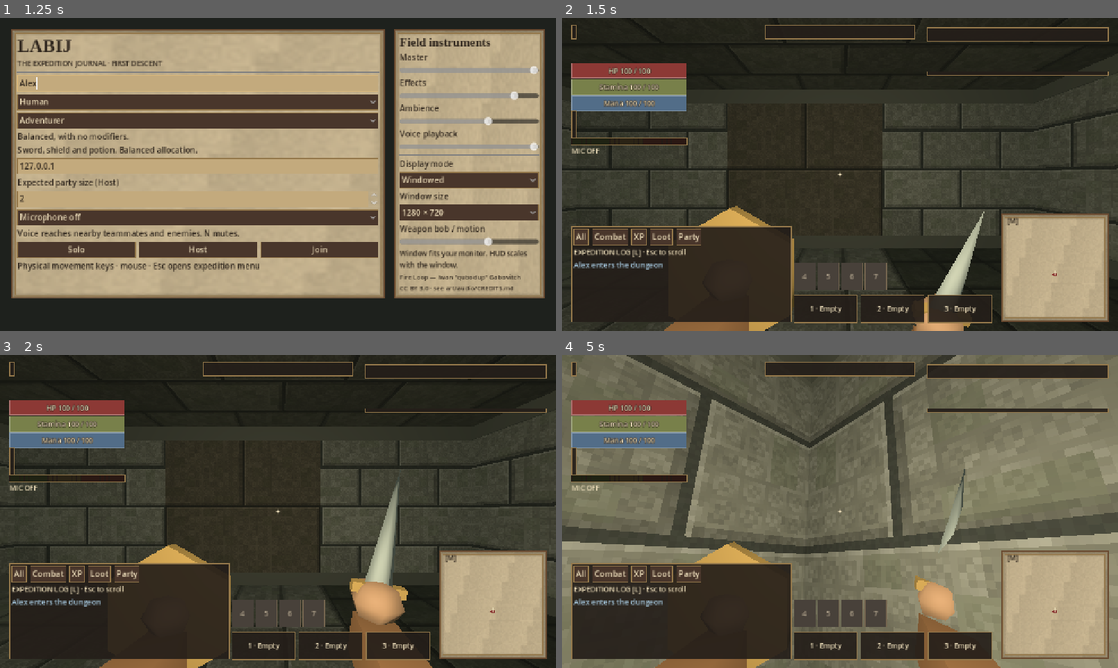
Above: before the commit, frames 1-4 (two rows, left to right).
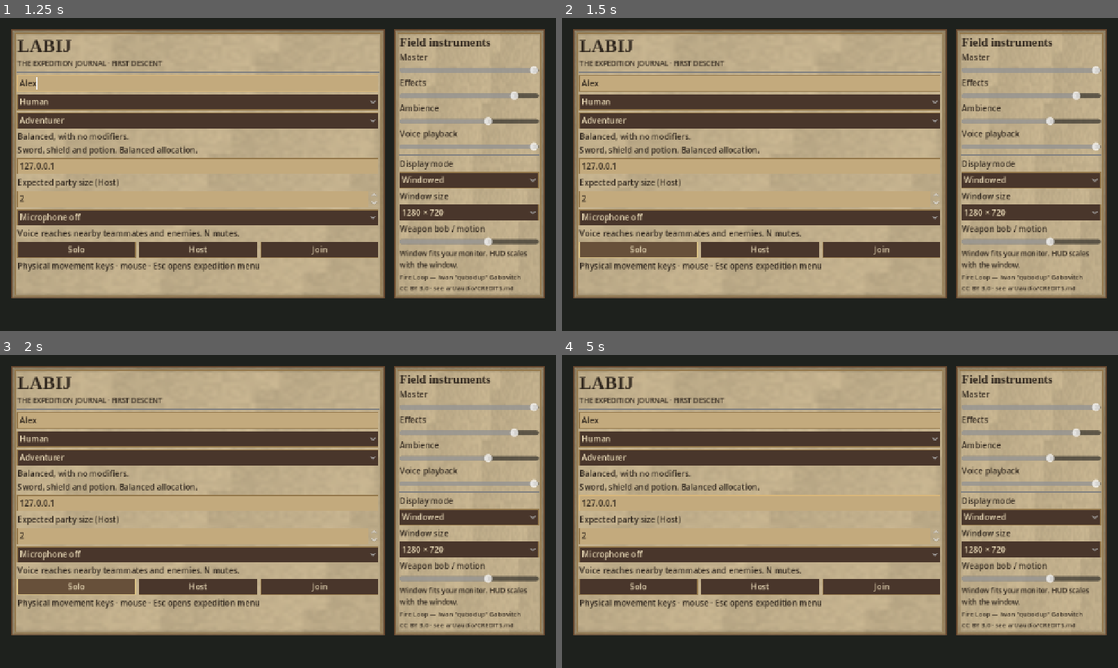
Above: after the commit, the same moments.

Repository: tdonnenfeld/LABIJ
Game: Godot game, scene res://game/main.tscn
Same seed, same stepped clock (60 frames per second), same inputs: the game is played once before the commit and once after it. Sound files missing from this copy of the repository are replaced by a short silence.
Inputs (mouse positions are in pixels of both pictures, inside the frame that each line leads up to):
- Up to frame 1 (1.25 s): click (200, 83) at 0.52 s; type "Alex" at 0.6 s
- Up to frame 2 (1.5 s): click "Solo" at 1.25 s
- Up to frame 3 (2 s): no input
- Up to frame 4 (5 s): click (612, 574) at 2 s, where only the run before the commit has a clickable "Combat"; click (689, 574) at 2.75 s, where only the run before the commit has a clickable "Party"; click (639, 586) at 3.5 s, where only the run after the commit has a clickable "Solo"; tap Enter at 4.25 s; move the mouse to (867, 511) at 4.27 s; hold W from 4.28 s (still down); hold Shift from 4.28 s (still down); click (867, 511) at 4.42 s

Frame 1 is identical in both runs. In frame 2, 75% of the frame differs, in the area x 0-100%, y 2-100%; in frame 3, 75%; in frame 4, 86%, in the area x 0-100%, y 0-100%.
Error before the commit: Invalid access to property or key 'mist_floors' on a base object of type 'Node3D (world.gd)'. (res://game/main.gd:1027)
Error after the commit: Parse Error: Identifier "damage" not declared in the current scope. (res://game/world.gd:963)

Commit message:
Add simultaneous pressure plates, solo timed fallback, arena wards, relic caches and replicated mist events

Diff:
--- a/game/world.gd
+++ b/game/world.gd
@@ -44,6 +44,14 @@
 var visual := false
 var fixtures: Dictionary = {}
 var floor_keys: Dictionary = {}
+var mist_floors: Dictionary = {}
+var event_clock := 0.0
+var plate_charge: Dictionary = {}
+var arena_wards: Dictionary = {}
+var extinguished: Dictionary = {}
+var traces: Array = []
+var trace_serial := 0
+var trace_nodes: Dictionary = {}
 
 func build(seed_value: int, render_geometry: bool, size: int = 1) -> void:
 	party_size = size
@@ -113,6 +121,17 @@
 				add_fixture(11000 + i * 10 + n, i, level.position + Vector3(room.x * Dungeon.CELL - 1.0, 0, room.y * Dungeon.CELL - 1.0), "seal")
 			var chamber: Vector2i = level.rooms[4]
 			add_fixture(11004 + i * 10, i, level.position + Vector3(chamber.x * Dungeon.CELL - 1.0, 0, chamber.y * Dungeon.CELL - 1.0), "sealed_chest")
+		if level.rooms.size() >= 5:
+			var puzzle: Vector2i = level.rooms[2]
+			for n in range(2):
+				add_fixture(12000 + i * 10 + n, i, level.position + Vector3(puzzle.x * Dungeon.CELL + (n * 2 - 1) * 1.0, 0, puzzle.y * Dungeon.CELL), "plate")
+			var reward_room: Vector2i = level.rooms[3]
+			add_fixture(12002 + i * 10, i, level.position + Vector3(reward_room.x * Dungeon.CELL, 0, reward_room.y * Dungeon.CELL - 1.0), "plate_cache")
+		if i >= Routes.MAIN_COUNT:
+			var center: Vector2i = level.end_cell
+			for n in range(2):
+				add_fixture(13000 + i * 10 + n, i, level.position + Vector3(center.x * Dungeon.CELL + (n * 2 - 1) * 3.0, 0, center.y * Dungeon.CELL + 3.0), "ward")
+			arena_wards[i] = 2
 		if i == Routes.SANCTUARY:
 			objective.jewel_position = stair_position(i, true)
 		var cells: Array[Vector2i] = []
@@ -361,6 +380,7 @@
 	if objective.result != "":
 		return
 	hazards.step(actors, delta)
+	step_dungeon_events(actors, delta)
 	for mob in monsters.values():
 		set_monster_collision(mob)
 	var occupied := {}
@@ -804,6 +824,8 @@
 	var stats := Bestiary.stats(mob.kind)
 	var domain: int = actor.skills.weapon_domain(actor.inventory.weapon)
 	var damage: float = actor.attack_damage()
+	if mob.boss and arena_wards.get(mob.floor, 0) > 0:
+		damage *= 0.75
 	if mob.stun > 0.0 and mob.slow > 0.0 and domain in [2, 3]:
 		damage *= 1.3
 	if ambush:
@@ -894,6 +916,8 @@
 		item_id = Routes.REWARDS[mob.kind]
 	elif loot_rng.randf() < minf(0.35, 0.12 + Routes.depth(mob.floor) * 0.035):
 		item_id = Catalog.enchant(item_id, loot_rng)
+		if item_id.contains(":"):
+			item_id += ":unknown"
 	if not mob.boss and mob.kind == "archer":
 		loot.spawn("arrows", mob.floor, at, 12)
 	else:
@@ -935,6 +959,8 @@
 		var visited: Array = [mob]
 		var source: Node3D = mob.node
 		var damage: float = shot.damage
+	if mob.boss and arena_wards.get(mob.floor, 0) > 0:
+		damage *= 0.75
 		for hop in range(2):
 			var nearest: Dictionary = {}
 			var best := 4.0
@@ -1124,7 +1150,7 @@
 		return "E: Close door" if door.opened else "E: Open door"
 	for fixture in fixtures.values():
 		if not fixture.used and fixture.floor == actor.floor_id and horizontal_distance(actor.position, fixture.at) <= 1.7:
-			return {"crate":"Attack: Break crate", "chest":"E: Open c …(86 unchanged characters)… "sealed_chest":"E: Open sealed cache", "inscription":"E: Read inscription"}.get(fixture.kind, "E: Interact")
+			return {"crate":"Attack: Break crate", "chest":"E: Open c …(86 unchanged characters)… "sealed_chest":"E: Open sealed cache", "plate":"Stand on plate", "plate_cache":"E: Open plate cache", "ward":"E: Disable arena ward", "inscription":"E: Read inscription"}.get(fixture.kind, "E: Interact")
 	if actor.skills.bonus("disarm") > 0:
 		for trap in hazards.traps.values():
 			if trap.floor == actor.floor_id and trap.phase < 2 and horizontal_distance(actor.position, trap.node.position) <= 1.8:
@@ -1347,6 +1373,13 @@
 			result.append(["door_detail", id, cell, door.locked, door.trapped, door.broken, door.durability])
 		if floor_keys.get(id, false):
 			result.append(["key", id])
+		result.append(["mist", id, mist_floors.get(id, false)])
+		if arena_wards.has(id):
+			result.append(["wards", id, arena_wards[id]])
+		if plate_charge.get(id, {}).get("solved", false):
+			result.append(["plates", id])
+		if extinguished.has(id):
+			result.append(["torches", id, extinguished[id].duplicate()])
 	for id in fixtures:
 		if fixtures[id].used:
 			result.append(["fixture", id])
@@ -1365,6 +1398,14 @@
 				door.durability = float(id[6])
 				if door.broken:
 					door.set_open(true)
+			elif id.size() == 3 and id[0] == "mist":
+				mist_floors[id[1]] = bool(id[2])
+			elif id.size() == 3 and id[0] == "wards":
+				arena_wards[id[1]] = int(id[2])
+			elif id.size() == 2 and id[0] == "plates":
+				plate_charge[id[1]] = {"solved":true}
+			elif id.size() == 3 and id[0] == "torches":
+				extinguished[id[1]] = id[2].duplicate()
 			elif id.size() == 2 and id[0] == "key":
 				floor_keys[id[1]] = true
 			elif id.size() == 2 and id[0] == "fixture" and fixtures.has(id[1]):
@@ -1389,13 +1430,21 @@
 	var mesh := MeshInstance3D.new()
 	var box := BoxMesh.new()
 	box.size = Vector3(0.75, 0.5, 0.48) if kind != "inscription" else Vector3(0.48, 0.9, 0.26)
+	if kind == "plate":
+		box.size = Vector3(1.05, 0.04, 1.05)
+	elif kind == "ward":
+		box.size = Vector3(0.45, 1.1, 0.45)
 	mesh.mesh = box
 	var mat := StandardMaterial3D.new()
 	mat.albedo_color = Color("#8a653b") if kind != "inscription" else Color("#8b9292")
+	if kind in ["ward", "plate"]:
+		mat.albedo_color = Color("#599c9b")
+		mat.emission_enabled = true
+		mat.emission = Color("#376969")
 	mesh.material_override = mat
 	prop.add_child(mesh)
 	mesh.position.y = box.size.y * 0.5
-	var labels := {"chest":"CHEST [E]", "crate":"CRATE", "inscription":"INSCRIPTION [E]", "key":"FLOOR KEY [E]", "lever":"GATE LEVER [E]", "seal":"RUNE SEAL [E]", "sealed_chest":"SEALED CACHE [E]"}
+	var labels := {"chest":"CHEST [E]", "crate":"CRATE", "inscription":"INSCRIPTION [E]", "key":"FLOOR KEY [E]", "lever":"GATE LEVER [E]", "seal":"RUNE SEAL [E]", "sealed_chest":"SEALED CACHE [E]", "plate":"PRESSURE PLATE", "plate_cache":"PLATE CACHE [E]", "ward":"ARENA WARD [E]"}
 	marker(prop, Vector3.ZERO, labels.get(kind, kind.to_upper()), Color("#d3ae76"))
 	entry.node = prop
 
@@ -1406,21 +1455,32 @@
 
 func interact_fixture(actor) -> bool:
 	for entry in fixtures.values():
-		if entry.used or entry.kind == "crate" or entry.floor != actor.floor_id or horizontal_distance(actor.position, entry.at) > 1.7:
+		if entry.used or entry.kind in ["crate", "plate"] or entry.floor != actor.floor_id or horizontal_distance(actor.position, entry.at) > 1.7:
 			continue
 		if not Combat.clear_path(actor, entry.at + Vector3.UP * 0.5):
 			continue
+		if entry.kind == "plate_cache" and not plate_charge.get(entry.floor, {}).get("solved", false):
+			journal.add("Exploration", "Hold both pressure plates to unlock the cache")
+			return true
 		if entry.kind == "sealed_chest":
 			var base: int = 11000 + entry.floor * 10
 			if not fixtures[base + 2].used or not fixtures[base + 3].used:
 				journal.add("Exploration", "Activate both rune seals to unlock this cache")
 				return true
 		mark_fixture_used(entry)
+		if entry.kind == "ward":
+			arena_wards[entry.floor] = maxi(0, int(arena_wards.get(entry.floor, 0)) - 1)
+			journal.add("Combat", "An arena ward collapses")
+			return true
+		if entry.kind == "plate_cache":
+			var choice: String = ["iron_boots:relic", "ward_amulet:relic", "staff:relic", "mail:relic", "ward_ring:relic", "iron_helm:relic", "sword:relic"][entry.floor % 7] + ":unknown"
+			loot.spawn(choice, entry.floor, entry.at + Vector3.UP * 0.3)
+			return true
 		if entry.kind == "seal":
 			journal.add("Party", "A rune seal resonates through the dungeon")
 			return true
 		if entry.kind == "sealed_chest":
-			var choice: String = ["sword:runic", "mail:warded", "ward_ring:vital"][entry.floor % 3]
+			var choice: String = ["sword:relic", "mail:relic", "iron_helm:relic", "iron_boots:relic", "staff:relic", "ward_amulet:relic", "ward_ring:relic"][entry.floor % 7] + ":unknown"
 			loot.spawn(choice, entry.floor, entry.at + Vector3.UP * 0.3)
 			journal.add("Loot", "The party opens a runebound cache")
 			return true
@@ -1602,3 +1662,37 @@
 		guard.skills.credit(4, 4)
 		journal.add("Party", "%s protects %s" % [guard.display_name, victim.display_name])
 	victim.take_damage(damage * (1.0 - reduction), source, false, source_name)
+
+func step_dungeon_events(actors: Dictionary, delta: float) -> void:
+	event_clock += delta
+	for floor_id in floors:
+		var mist := floor_id >= 2 and fmod(event_clock + float(floor_id) * 11.0, 95.0) > 73.0
+		if mist and not mist_floors.get(floor_id, false):
+			for actor in actors.values():
+				if actor.floor_id == floor_id and actor.health > 0:
+					journal.add("Exploration", "Cold mist rolls into the chamber")
+					break
+		mist_floors[floor_id] = mist
+		var base: int = 12000 + floor_id * 10
+		if not fixtures.has(base) or not fixtures.has(base + 1):
+			continue
+		var state: Dictionary = plate_charge.get(floor_id, {"solved":false, "time":0.0, "first":0.0, "second":0.0})
+		if state.solved:
+			continue
+		var active: Array[bool] = [false, false]
+		var living := 0
+		for actor in actors.values():
+			if actor.health <= 0 or actor.floor_id != floor_id:
+				continue
+			living += 1
+			for n in range(2):
+				if horizontal_distance(actor.position, fixtures[base + n].at) <= 0.62:
+					active[n] = true
+		state.first = 5.0 if active[0] else maxf(0.0, float(state.first) - delta)
+		state.second = 5.0 if active[1] else maxf(0.0, float(state.second) - delta)
+		var engaged: bool = (active[0] and active[1]) if living >= 2 else (state.first > 0 and state.second > 0)
+		state.time = float(state.time) + delta if engaged else 0.0
+		if state.time >= 0.7:
+			state.solved = true
+			journal.add("Party", "The paired pressure plates unlock a cache")
+		plate_charge[floor_id] = state
